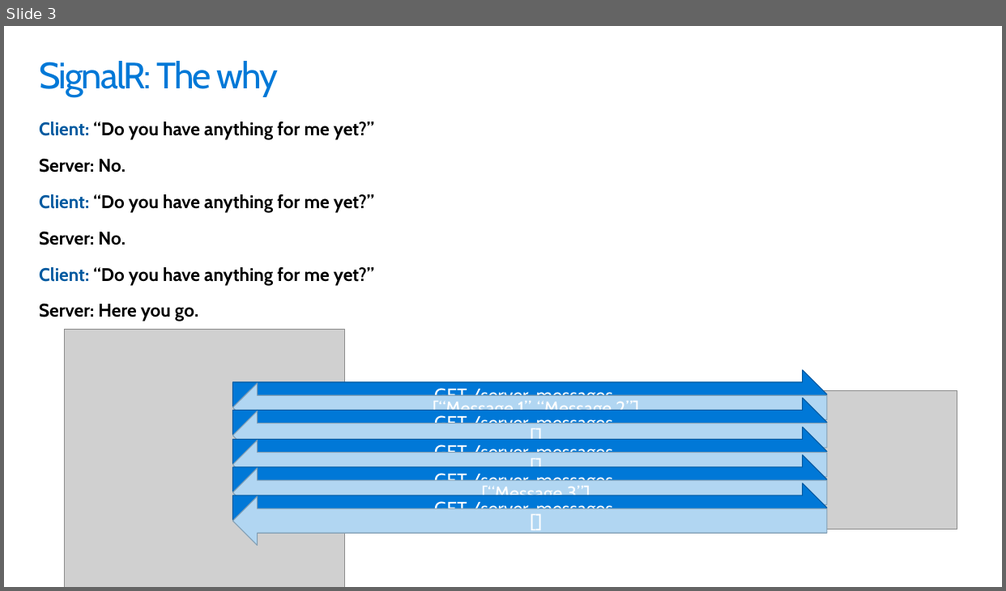
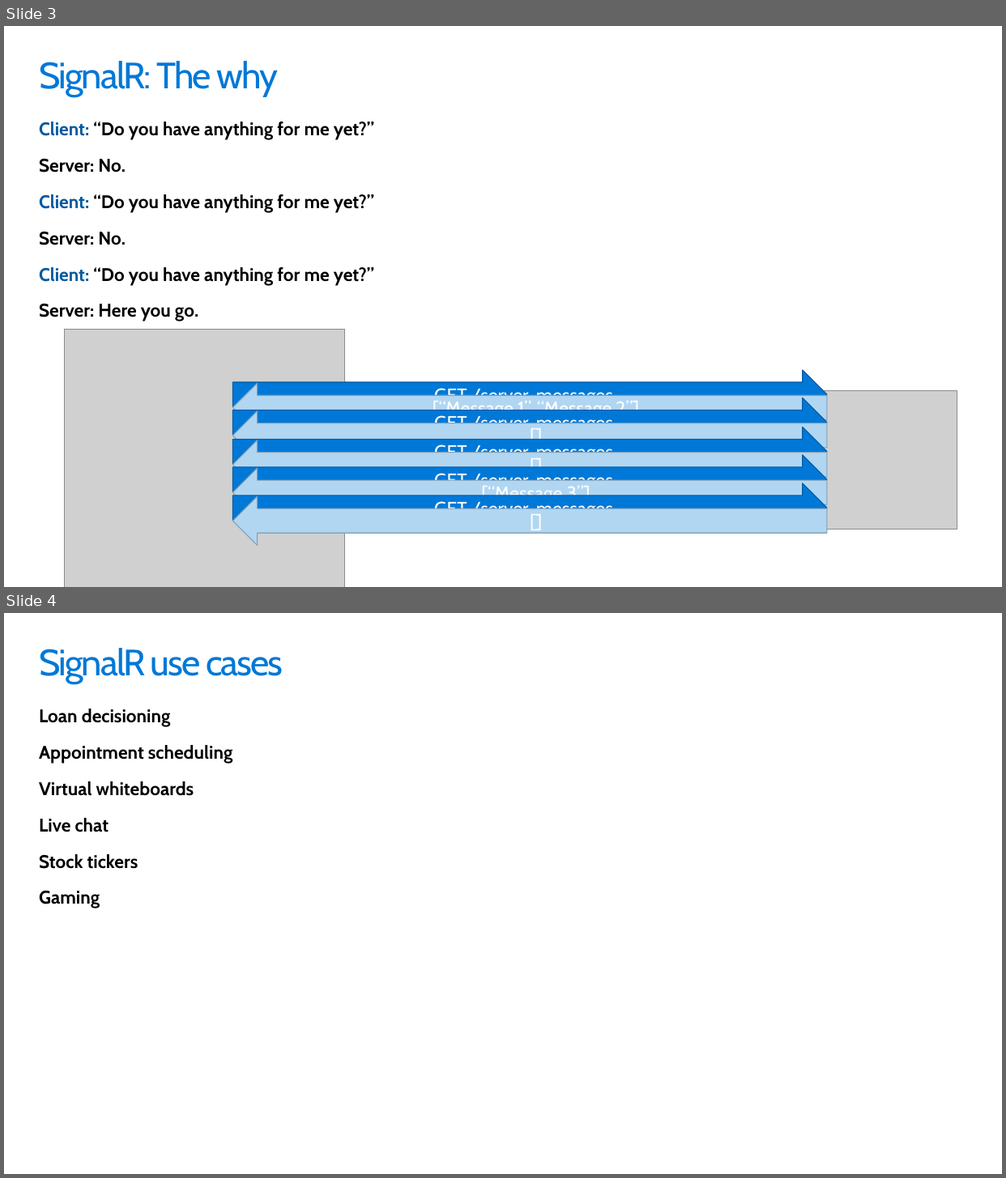
Before and after one commit to scottaddie/slide-decks, a slide deck: Building the Real-time Web with SignalR.pptx. Shown one above the other, each under a label of ours: slide 3 before the commit, slides 3 and 4 after it. The pictures are 1006x591 and 1006x1178 pixels, drawn with LibreOffice and Linux fonts; fonts in the diff are those of the drawing; grey boxes stand for pictures; background and template pictures are left out. Boxes give left, top, right and bottom in pixels: in the first picture for what was removed or moved away, otherwise in the second. Text is boxed around its words. In the diff, an @@ line names an element or a change of style, - is before the commit and + after.

Commit message:
SignalR slide tweaks

```diff
--- a/Building the Real-time Web with SignalR.pptx
+++ b/Building the Real-time Web with SignalR.pptx
@@ slide 4 added at [4, 613, 1002, 1174], background #FFFFFF @@
@@ title added at [39, 648, 283, 684], 36 pt, text #0078D7 @@
+SignalR use cases
@@ text added at [39, 709, 232, 909], 18 pt, text #000000, bold @@
+Loan decisioning
+Appointment scheduling
+Virtual whiteboards
+Live chat
+Stock tickers
+Gaming
```
Also in this commit, not shown: 2 slides changed.
